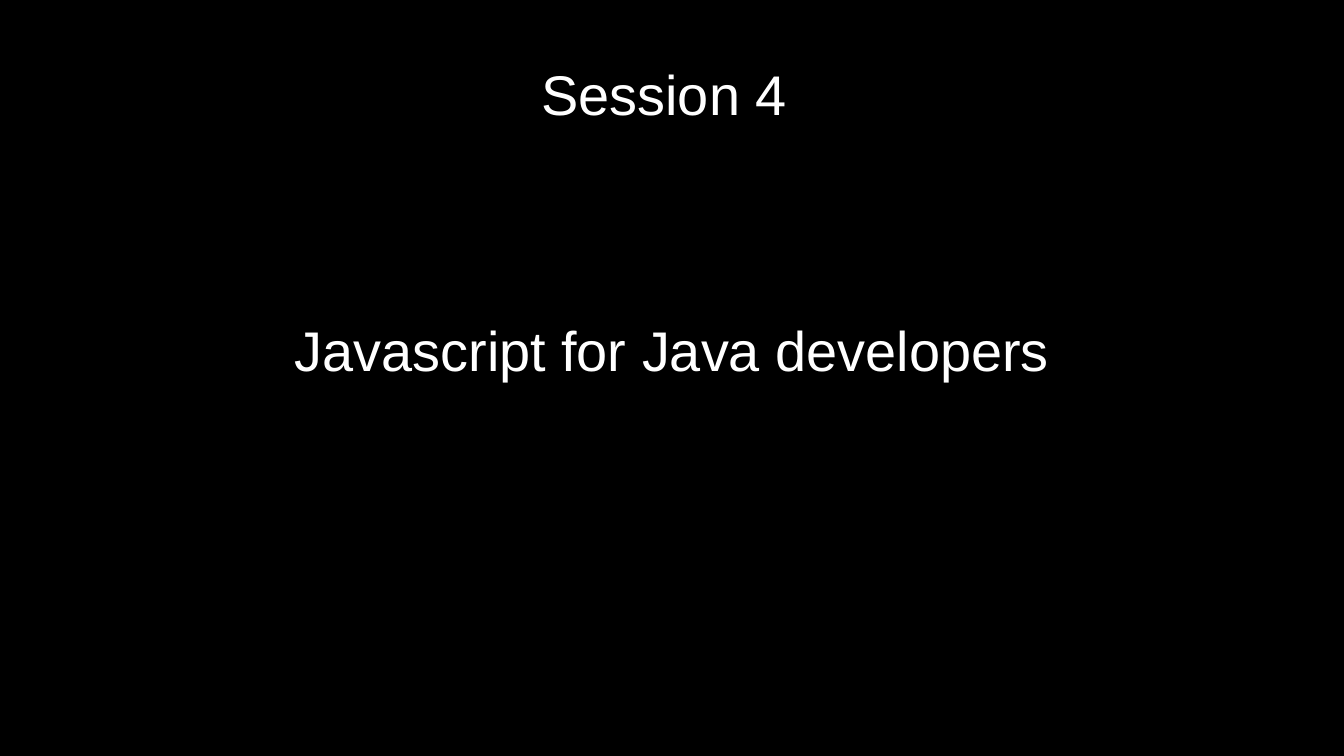
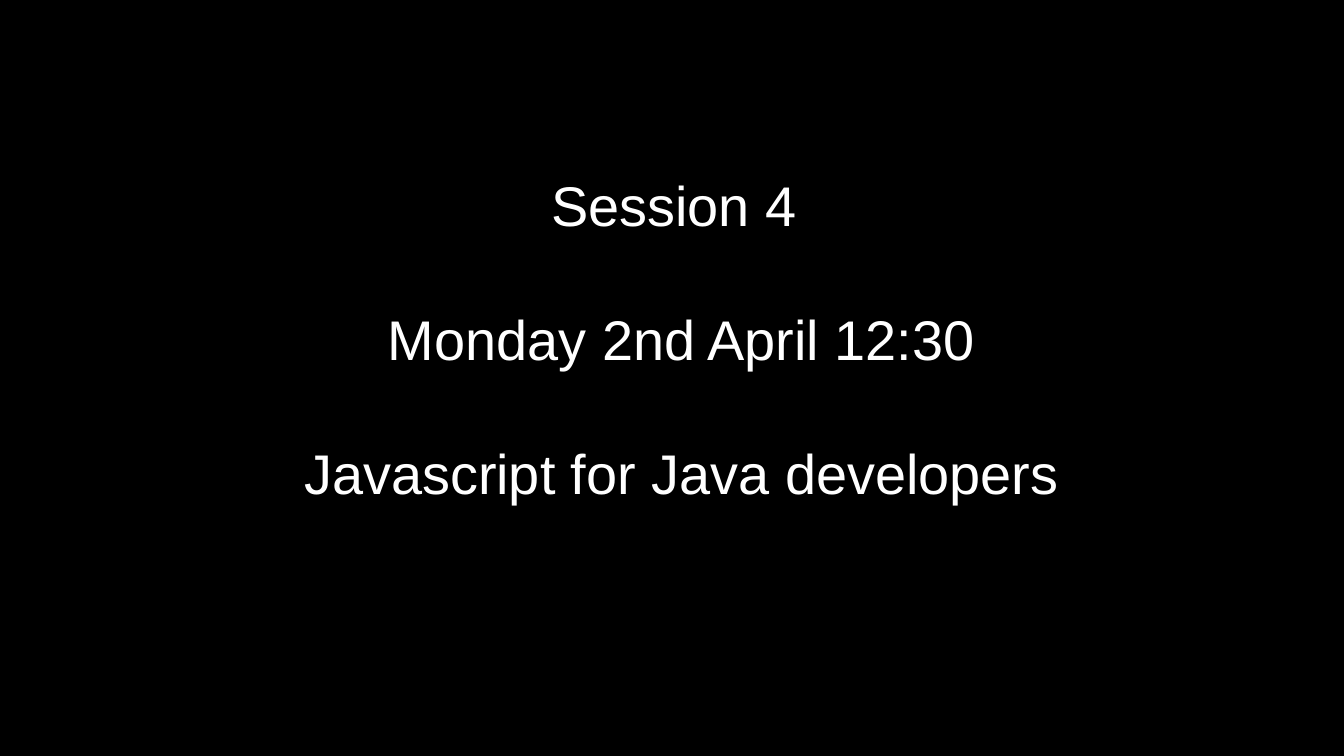
Before and after one commit to numical/jsacademy, a slide deck: slide 25 of session1/Talk1.odp (slide 9 before the commit). Drawn at 1344x756 pixels with LibreOffice and Linux fonts; fonts in the diff are those of the drawing. Boxes give left, top, right and bottom in pixels: in the first picture for what was removed or moved away, otherwise in the second. Text is boxed around its words. In the diff, an @@ line names an element or a change of style, - is before the commit and + after.

```diff
--- a/session1/Talk1.odp
+++ b/session1/Talk1.odp
@@ title removed at <box>541,74,787,116</box> @@
-Session 4
@@ title at <box>304,185,1058,504</box>: text changed @@
-Javascript for Java developers
+Session 4
+Monday 2nd April 12:30
+Javascript for Java developers
```
Also in this commit, not shown: 8 other slides changed, 5 slides added, 4 slides removed, 15 other files.
